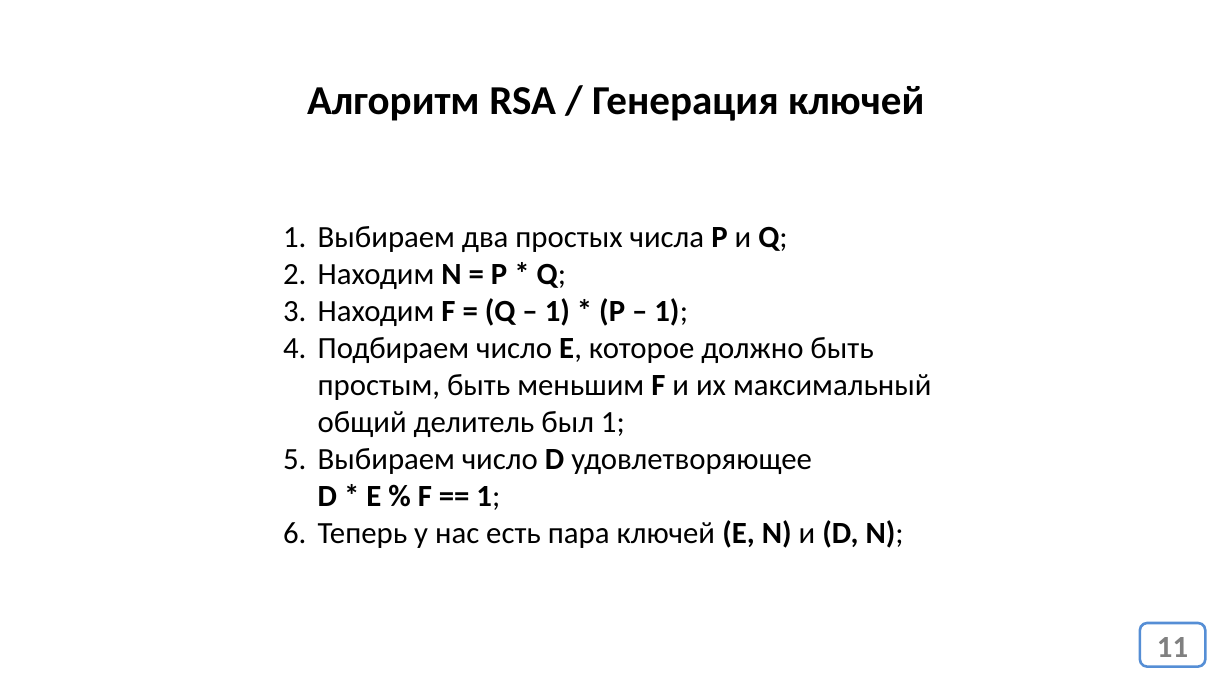
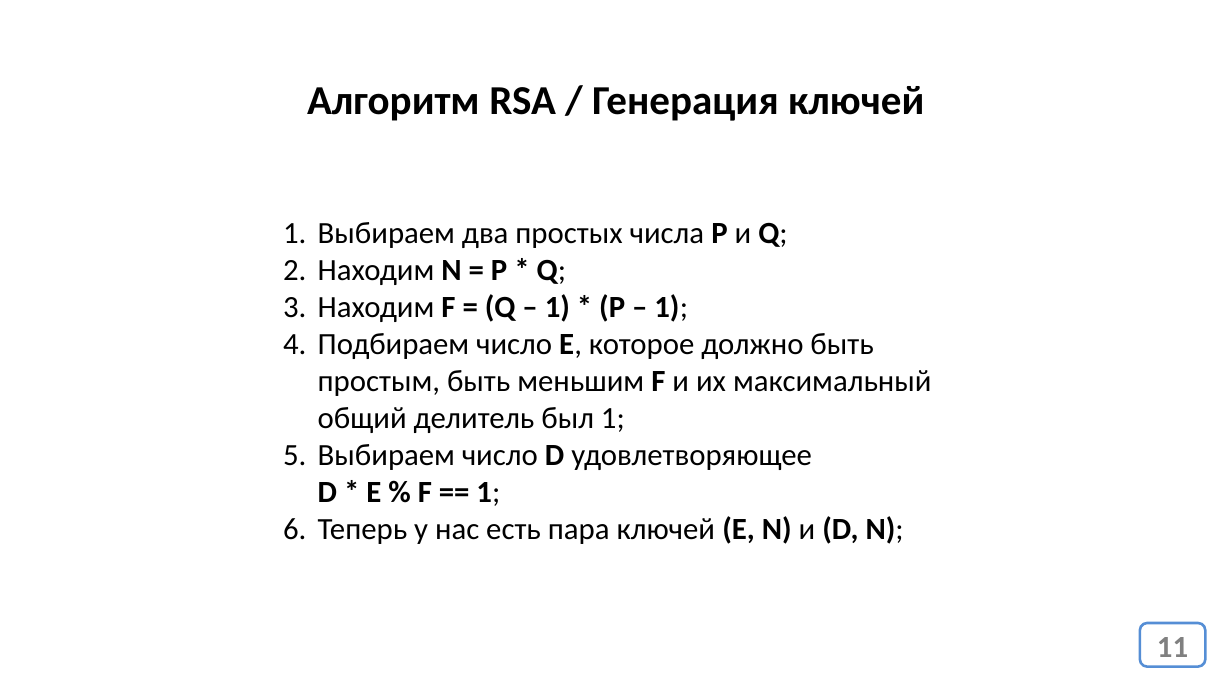
Before and after one commit to js-10-ort-dnipro/lesson13, a slide deck: slide 11 of lesson13.pptx. Drawn at 1232x693 pixels with LibreOffice and Linux fonts; fonts in the diff are those of the drawing. Boxes give left, top, right and bottom in pixels: in the first picture for what was removed or moved away, otherwise in the second. Text is boxed around its words. In the diff, an @@ line names an element or a change of style, - is before the commit and + after.

```diff
--- a/lesson13.pptx
+++ b/lesson13.pptx
@@ text "Выбираем два простых числа P ...": place and size @@
-text "Выбираем два простых числа P ..." at <box>318,226,932,548</box>
+text "Выбираем два простых числа P ..." at <box>318,222,932,544</box>
```
Also in this commit, not shown: 1 other file.
